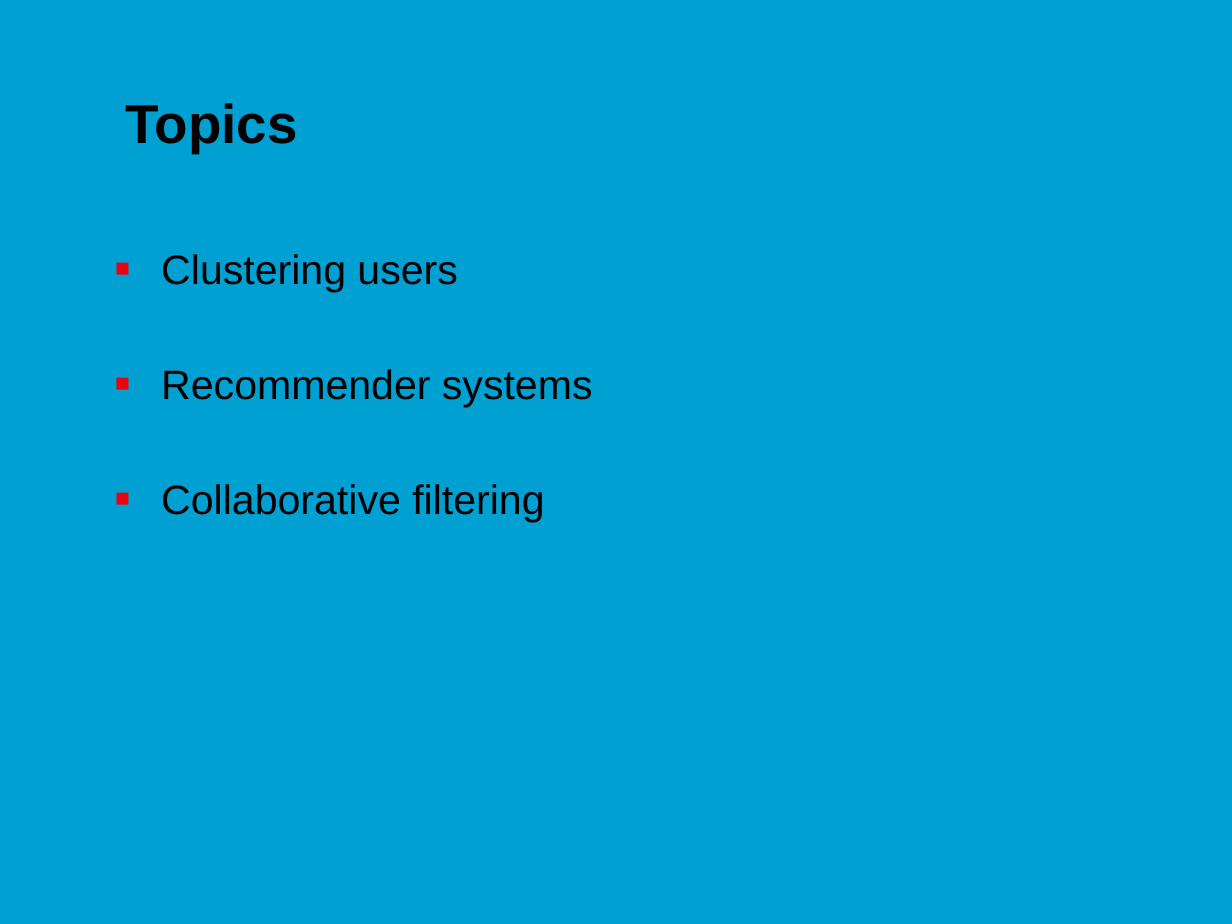
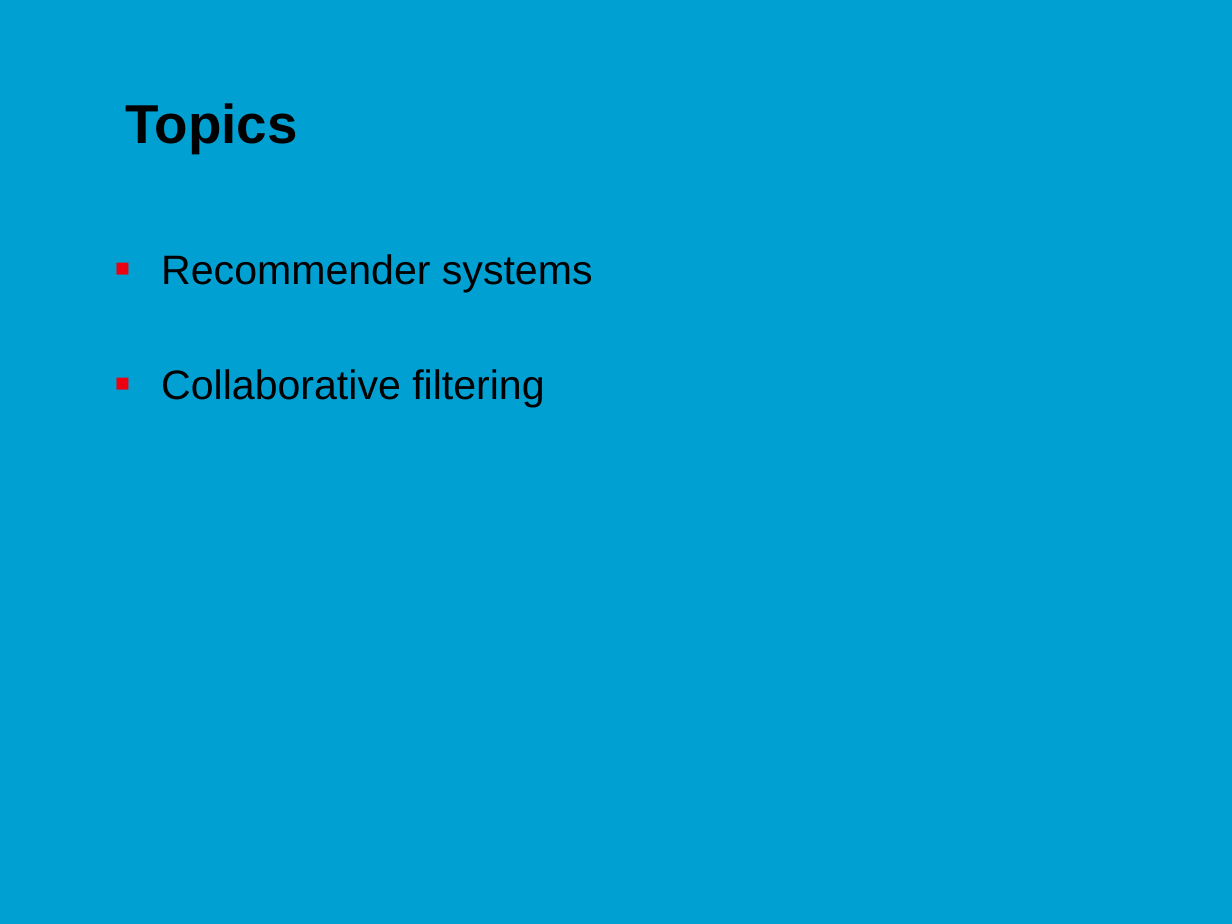
Before and after one commit to jonasmoons/data-driven-learning, a slide deck: slide 5 of slides/ddl-w7l2.pptx. Drawn at 1232x924 pixels with LibreOffice and Linux fonts; fonts in the diff are those of the drawing; background and template pictures are left out. Boxes give left, top, right and bottom in pixels: in the first picture for what was removed or moved away, otherwise in the second. Text is boxed around its words. In the diff, an @@ line names an element or a change of style, - is before the commit and + after.

```diff
--- a/slides/ddl-w7l2.pptx
+++ b/slides/ddl-w7l2.pptx
@@ text at (161, 254, 457, 292): paragraph removed @@
-■ Clustering users
```
Also in this commit, not shown: 2 other slides changed, 1 slide added, 6 slides removed, 1 other file.
